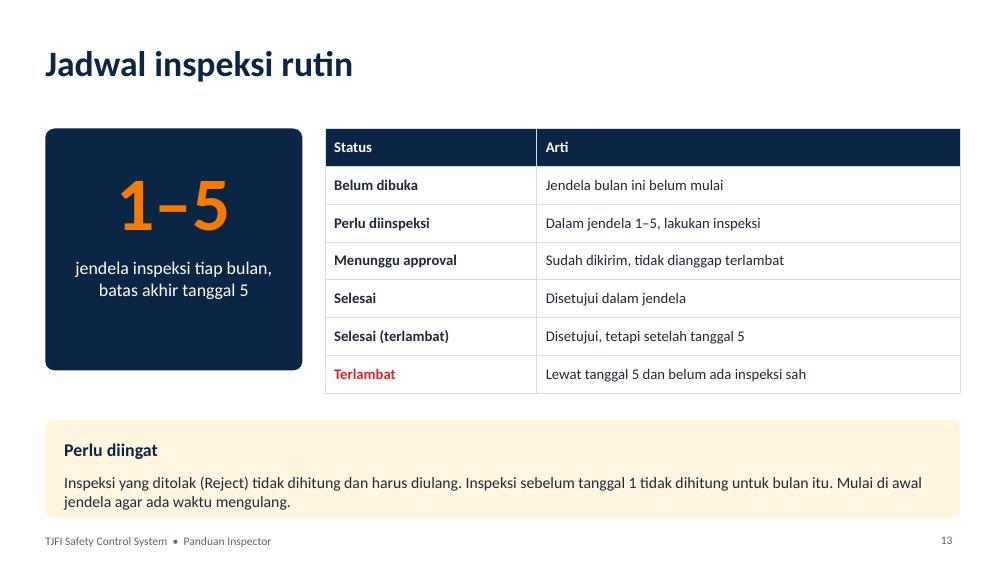
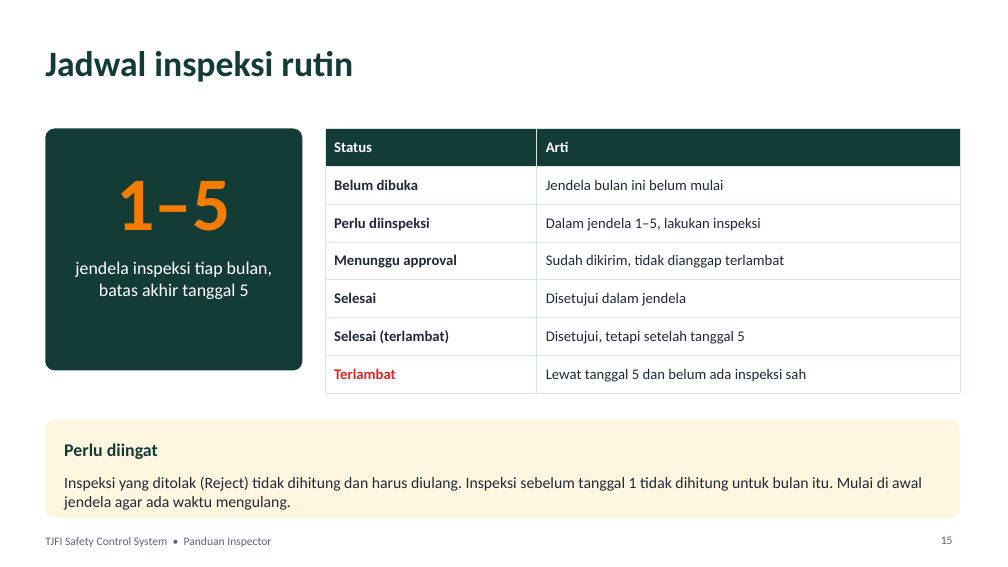
Before and after one commit to tjforge-hse/tjforge-hse.github.io, a slide deck: slide 15 of panduan-inspector.pptx (slide 13 before the commit). Drawn at 1008x567 pixels with LibreOffice and Linux fonts; fonts in the diff are those of the drawing. Boxes give left, top, right and bottom in pixels: in the first picture for what was removed or moved away, otherwise in the second. Text is boxed around its words. In the diff, an @@ line names an element or a change of style, - is before the commit and + after.

```diff
--- a/panduan-inspector.pptx
+++ b/panduan-inspector.pptx
@@ title "Jadwal inspeksi rutin" at [45,51,353,82]: text colour #0B2545 to #143C36 @@
@@ rounded rectangle at [45,129,302,371]: fill #0B2545 to #143C36 @@
@@ table at [325,129,960,386] @@
@@ fill #0B2545 to #143C36 in row 1 @@
@@ borders changed @@
@@ text "Perlu diingat" at [64,443,158,459]: text colour #0B2545 to #143C36 @@
@@ page number at [941,536,953,544]: text changed @@
-13
+15
```
Also in this commit, not shown: 17 other slides changed, 3 slides added, 1 other file.
